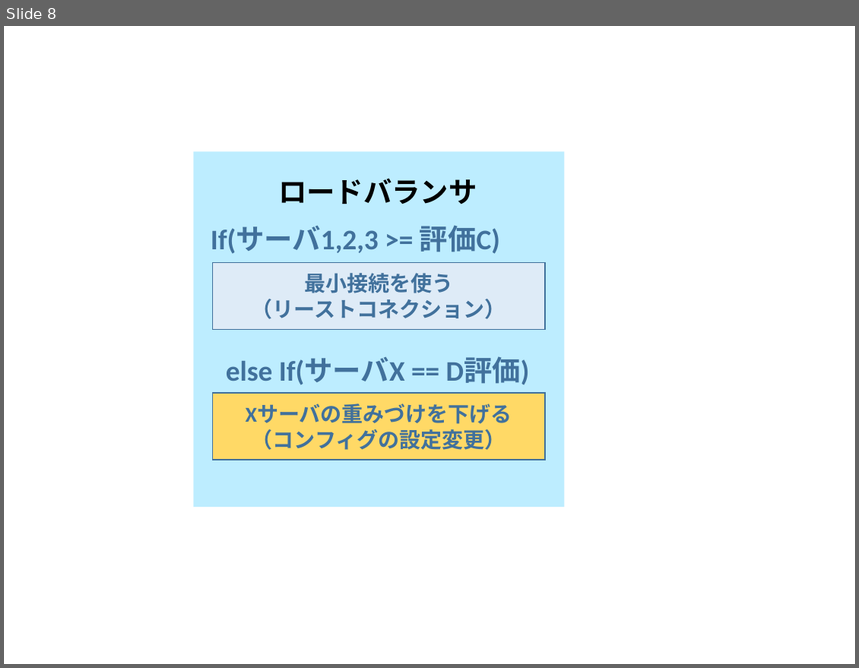
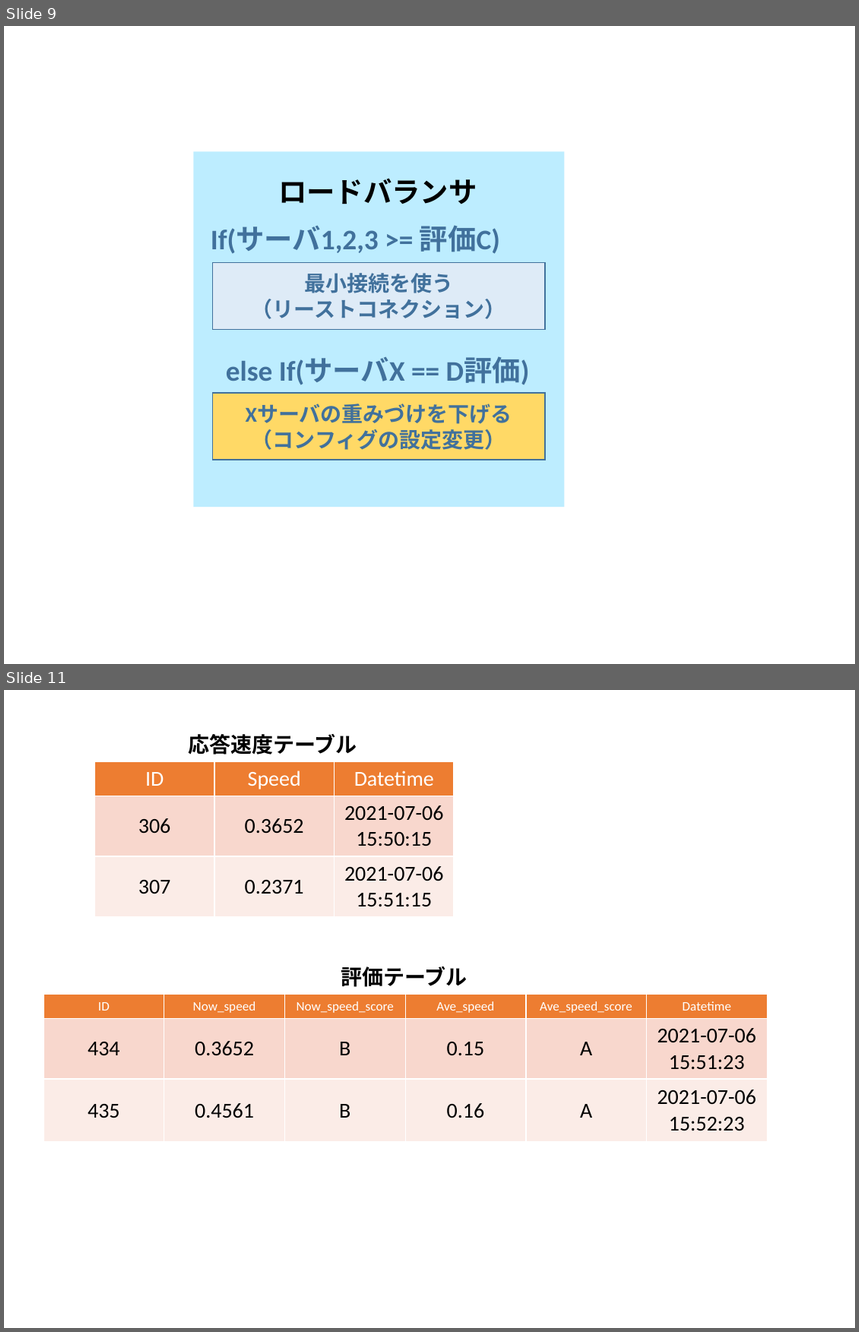
Before and after one commit to kait-takanolab/1821086_matsuo_thesis, a slide deck: meeting/1821086_matsuo_Chart.pptx. Shown one above the other, each under a label of ours: slide 8 before the commit, slides 9 and 11 after it; the slides between them are not shown. The pictures are 859x668 and 859x1332 pixels, drawn with LibreOffice and Linux fonts; fonts in the diff are those of the drawing. Boxes give left, top, right and bottom in pixels: in the first picture for what was removed or moved away, otherwise in the second. Text is boxed around its words. In the diff, an @@ line names an element or a change of style, - is before the commit and + after.

```diff
--- a/meeting/1821086_matsuo_Chart.pptx
+++ b/meeting/1821086_matsuo_Chart.pptx
@@ slide 11 added at bbox=[4, 690, 855, 1328], background #FFFFFF @@
@@ text added at bbox=[188, 734, 357, 755], 18 pt, text #000000, bold @@
+応答速度テーブル
@@ table added at bbox=[95, 761, 455, 915], 3 rows, 3 columns @@
+ID | Speed | Datetime
+306 | 0.3652 | 2021-07-06 15:50:15
+307 | 0.2371 | 2021-07-06 15:51:15
@@ text added at bbox=[341, 967, 467, 987], 18 pt, text #000000, bold @@
+評価テーブル
@@ table added at bbox=[44, 994, 769, 1140], 3 rows, 6 columns @@
+ID | Now_speed | Now_speed_score | Ave_speed | Ave_speed_score | Datetime
+434 | 0.3652 | B | 0.15 | A | 2021-07-06 15:51:23
+435 | 0.4561 | B | 0.16 | A | 2021-07-06 15:52:23
@@ what was slide 8 is now slide 9 @@
```
Also in this commit, not shown: 2 slides changed, 5 other slides added.
